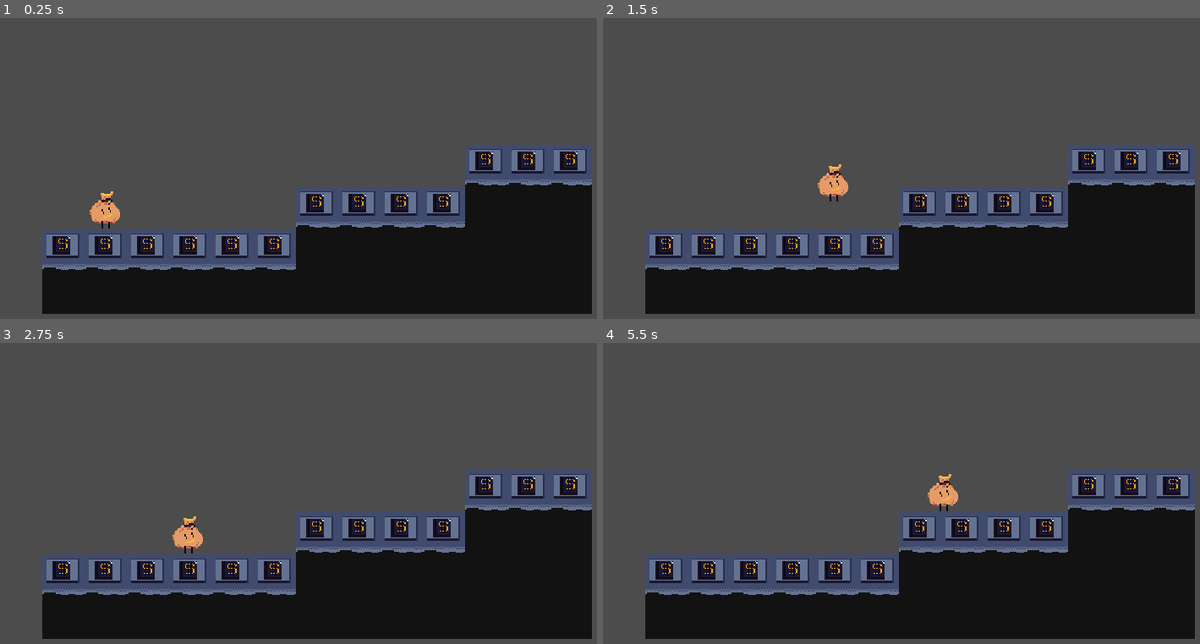
Above: before the commit, frames 1-4 (two rows, left to right).
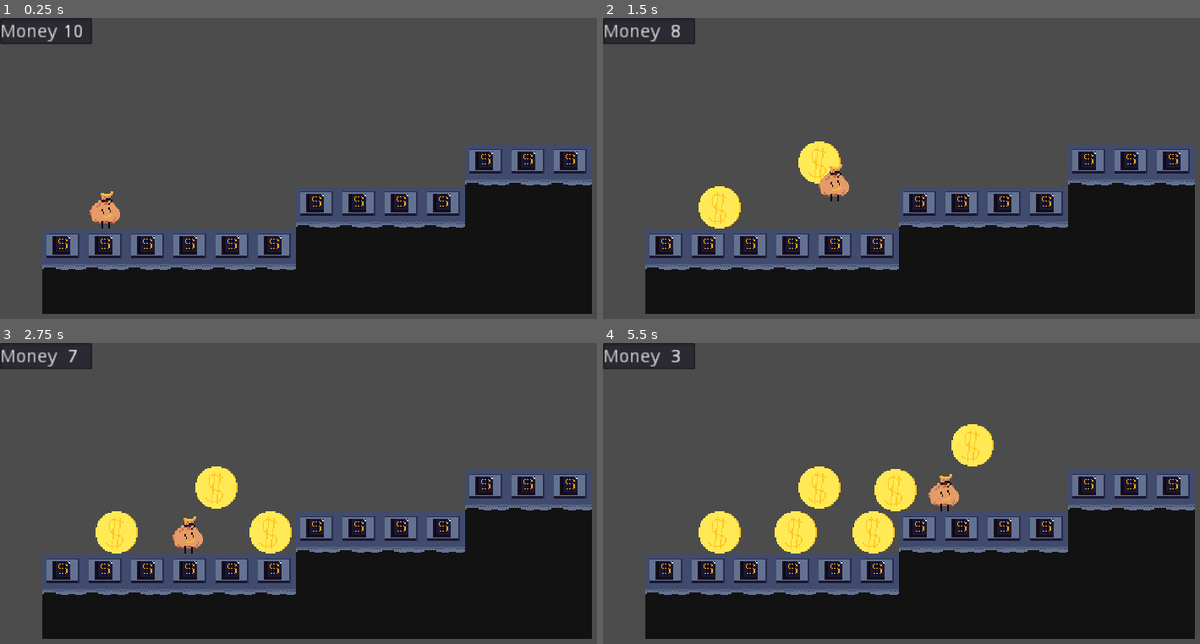
Above: after the commit, the same moments.

Repository: JoeySmulders/MoneyChange
Game: Godot game, scene res://World.tscn
The game is run twice, just before and just after one commit, with the same random seed, the same clock (stepped at 60 frames per second) and the same inputs.
Inputs:
- Up to frame 1 (0.25 s): no input
- Up to frame 2 (1.5 s): tap Enter at 0.5 s; hold Right (ui_right) from 0.53 s (still down); tap Space (ui_fire) at 0.6, 1.35 s; tap Up (ui_up) at 0.77 s
- Up to frame 3 (2.75 s): tap Up (ui_up) at 1.52 s; release Right (ui_right) at 2.03 s; hold Left (ui_left) from 2.03 s (still down); tap Space (ui_fire) at 2.1 s
- Up to frame 4 (5.5 s): release Left (ui_left) at 2.78 s; hold Right (ui_right) 2.78-4.28 s; tap Space (ui_fire) every 0.75 s from 2.85 to 5.1 s; tap Up (ui_up) at 3.02, 3.77, 4.52 s; hold Left (ui_left) 4.28-5.03 s; hold Right (ui_right) from 5.03 s (still down)

The runs differ from the first frame. In frame 1, 1.3% of the frame differs, in the area x 0-16%, y 0-9%; in frame 2, 2.8%; in frame 3, 3.6%; in frame 4, 6.1%, in the area x 0-66%, y 0-70%.

Commit message:
Added coins to the game.

Diff:
--- /dev/null
+++ b/Coin.tscn
@@ -0,0 +1,26 @@
+[gd_scene load_steps=4 format=2]
+
+[ext_resource path="res://sprites/coin_shot.png" type="Texture" id=1]
+
+[sub_resource type="SpriteFrames" id=1]
+animations = [ {
+"frames": [ ExtResource( 1 ) ],
+"loop": true,
+"name": "default",
+"speed": 5.0
+} ]
+
+[sub_resource type="CircleShape2D" id=2]
+radius = 20.0
+
+[node name="Coin" type="KinematicBody2D"]
+
+[node name="AnimatedSprite" type="AnimatedSprite" parent="."]
+position = Vector2( -1.90735e-006, 0 )
+frames = SubResource( 1 )
+
+[node name="CollisionShape2D" type="CollisionShape2D" parent="."]
+position = Vector2( -1.90735e-006, -1.90735e-006 )
+scale = Vector2( 0.8, 0.8 )
+shape = SubResource( 2 )
+one_way_collision = true
--- /dev/null
+++ b/Gui.gd
@@ -0,0 +1,16 @@
+extends MarginContainer
+
+onready var label = $TextEdit/Label
+
+# Called when the node enters the scene tree for the first time.
+func _ready():
+	var current_player_money = $"../Player".money
+	label.text = str(current_player_money)
+
+
+# Called every frame. 'delta' is the elapsed time since the previous frame.
+#func _process(delta):
+#	pass
+
+func _on_Player_money_change(money):
+	label.text = str(money)
--- a/KinematicBody2D.gd
+++ b/Player.gd
@@ -5,17 +5,19 @@
 const JUMP : float = 200.0
 const UP : Vector2 = Vector2(0, -1)
 
-var health : int
+var money : int
 var velocity : Vector2 = Vector2()
 
+signal money_change
+
+var Coin = preload("res://Coin.tscn")
+
 func _ready():
-	health = 10
+	money = 10
 
 func _physics_process(delta : float) -> void:
 
-	print(health)
-
-	if health < 1:
+	if money < 1:
 		die()
 
 	velocity.y += GRAVITY * delta
@@ -35,11 +37,22 @@
 
 	velocity = move_and_slide(velocity, UP)
 
-	if Input.is_action_just_pressed("ui_fire"):
+	if Input.is_action_just_pressed("ui_fire") && money > 0:
 		toss_coin()
+
+	if Input.is_action_just_pressed("ui_down"):
+		get_coin()
 
 func die() -> void:
 	print("u ded")
 
 func toss_coin() -> void:
-	health -= 1
+	money -= 1
+	emit_signal("money_change", money)
+
+	var coin = Coin.instance()
+	coin.position = position
+	get_parent().add_child(coin)
+
+func get_coin() -> void:
+	pass
--- a/World.tscn
+++ b/World.tscn
@@ -1,20 +1,21 @@
-[gd_scene load_steps=10 format=2]
+[gd_scene load_steps=11 format=2]
 
-[ext_resource path="res://KinematicBody2D.gd" type="Script" id=1]
+[ext_resource path="res://Player.gd" type="Script" id=1]
 [ext_resource path="res://sprites/Cashdude.png" type="Texture" id=2]
 [ext_resource path="res://sprites/floor_money_tile.png" type="Texture" id=3]
 [ext_resource path="res://sprites/floor_below_tiles.png" type="Texture" id=4]
+[ext_resource path="res://Gui.gd" type="Script" id=5]
 
 [sub_resource type="SpriteFrames" id=1]
 animations = [ {
 "frames": [ ExtResource( 2 ) ],
 "loop": true,
-"name": "Idle",
+"name": "Run",
 "speed": 5.0
 }, {
 "frames": [ ExtResource( 2 ) ],
 "loop": true,
-"name": "Run",
+"name": "Idle",
 "speed": 5.0
 } ]
 
@@ -56,28 +57,29 @@
 "autotile_coord": Vector2( 0, 0 ),
 "one_way": false,
 "one_way_margin": 1.0,
-"shape": SubResource( 5 ),
+"shape": SubResource( 4 ),
 "shape_transform": Transform2D( 1, 0, 0, 1, 0, 0 )
 } ]
 1/z_index = 0
 
 [node name="World" type="Node2D"]
 
-[node name="KinematicBody2D" type="KinematicBody2D" parent="."]
+[node name="Player" type="KinematicBody2D" parent="."]
 position = Vector2( 80, 130 )
+z_index = 1
 script = ExtResource( 1 )
 __meta__ = {
 "_edit_group_": true
 }
 
-[node name="AnimatedSprite" type="AnimatedSprite" parent="KinematicBody2D"]
+[node name="AnimatedSprite" type="AnimatedSprite" parent="Player"]
 frames = SubResource( 1 )
 animation = "Idle"
 __meta__ = {
 "_edit_group_": true
 }
 
-[node name="CollisionShape2D" type="CollisionShape2D" parent="KinematicBody2D"]
+[node name="CollisionShape2D" type="CollisionShape2D" parent="Player"]
 position = Vector2( 0, 3 )
 shape = SubResource( 2 )
 __meta__ = {
@@ -85,7 +87,27 @@
 }
 
 [node name="TileMap" type="TileMap" parent="."]
-tile_set = SubResource( 4 )
+tile_set = SubResource( 5 )
 cell_size = Vector2( 32, 32 )
 format = 1
 tile_data = PoolIntArray( 196619, 0, 0, 196620, 0, 0, 196621, 0, 0, 262151, 0, 0, 262152, 0, 0, 262153, 0, 0, 262154, 0 …(411 unchanged characters)…
+
+[node name="Gui" type="MarginContainer" parent="."]
+margin_right = 70.0
+margin_bottom = 20.0
+script = ExtResource( 5 )
+
+[node name="TextEdit" type="TextEdit" parent="Gui"]
+margin_right = 70.0
+margin_bottom = 20.0
+text = "Money"
+
+[node name="Label" type="Label" parent="Gui/TextEdit"]
+margin_left = 30.0
+margin_right = 80.0
+margin_bottom = 22.0
+text = "10"
+align = 1
+valign = 1
+
+[connection signal="money_change" from="Player" to="Gui" method="_on_Player_money_change"]
Not shown: 1 places in World.tscn that only renumber resources
Binary file added: sprites/coin_shot.png
Not shown, added: sprites/coin_shot.png.import
